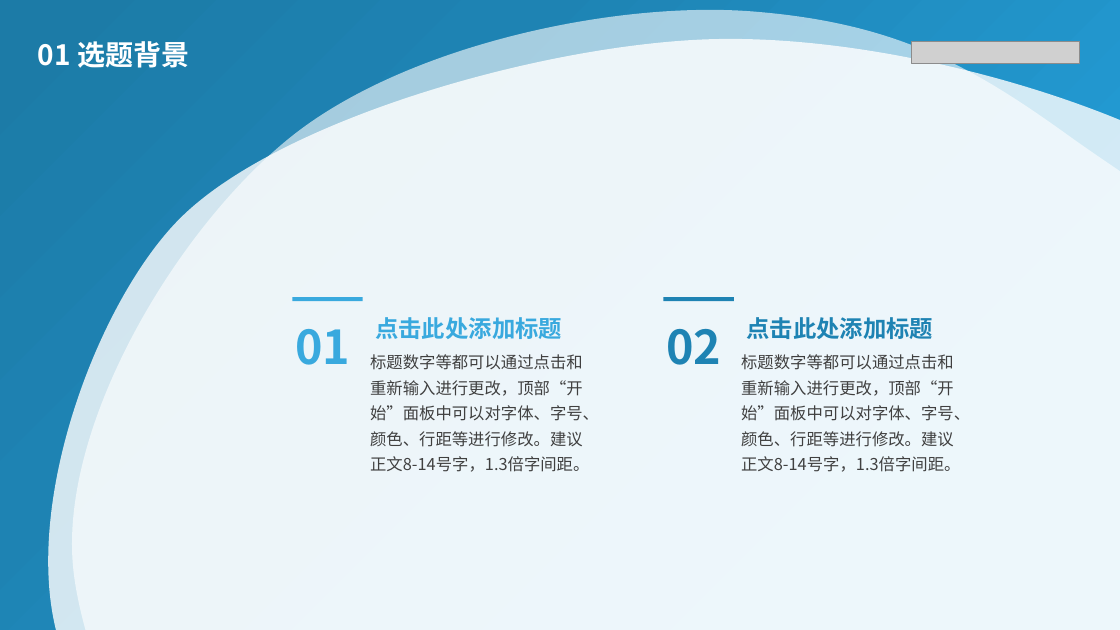
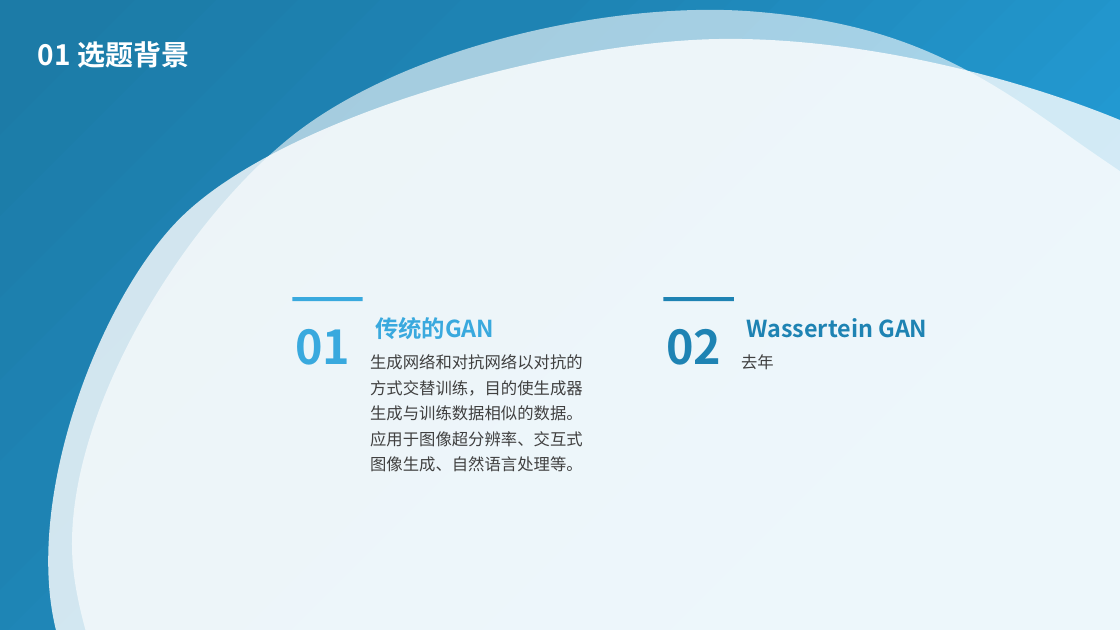
Before and after one commit to cahhbwy/Graduation_Design, a slide deck: slide 4 of PB13011058-王悦.pptx. Drawn at 1120x630 pixels with LibreOffice and Linux fonts; fonts in the diff are those of the drawing; grey boxes stand for pictures. Boxes give left, top, right and bottom in pixels: in the first picture for what was removed or moved away, otherwise in the second. Text is boxed around its words. In the diff, an @@ line names an element or a change of style, - is before the commit and + after.

```diff
--- a/PB13011058-王悦.pptx
+++ b/PB13011058-王悦.pptx
@@ picture removed at <box>912,41,1080,64</box> @@
@@ text at <box>375,317,494,339</box>: text changed @@
-点击此处添加标题
+传统的GAN
@@ text at <box>746,318,927,338</box>: text changed @@
-点击此处添加标题
+Wassertein GAN
@@ text at <box>370,354,583,472</box>: text changed @@
-标题数字等都可以通过点击和重新输入进行更改，顶部“开始”面板中可以对字体、字号、颜色、行距等进行修改。建议正文8-14号字，1.3倍字间距。
+生成网络和对抗网络以对抗的方式交替训练，目的使生成器生成与训练数据相似的数据。应用于图像超分辨率、交互式图像生成、自然语言处理等。
@@ text at <box>741,354,774,370</box>: text changed @@
-标题数字等都可以通过点击和重新输入进行更改，顶部“开始”面板中可以对字体、字号、颜色、行距等进行修改。建议正文8-14号字，1.3倍字间距。
+去年
```
Also in this commit, not shown: 4 other slides changed, 9 other files.
